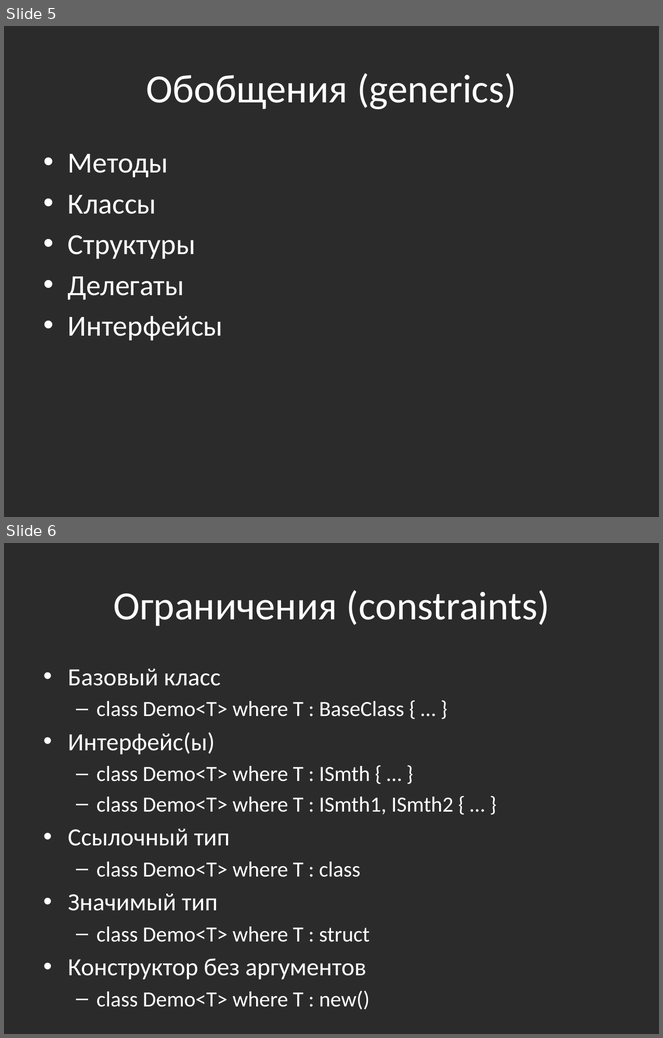
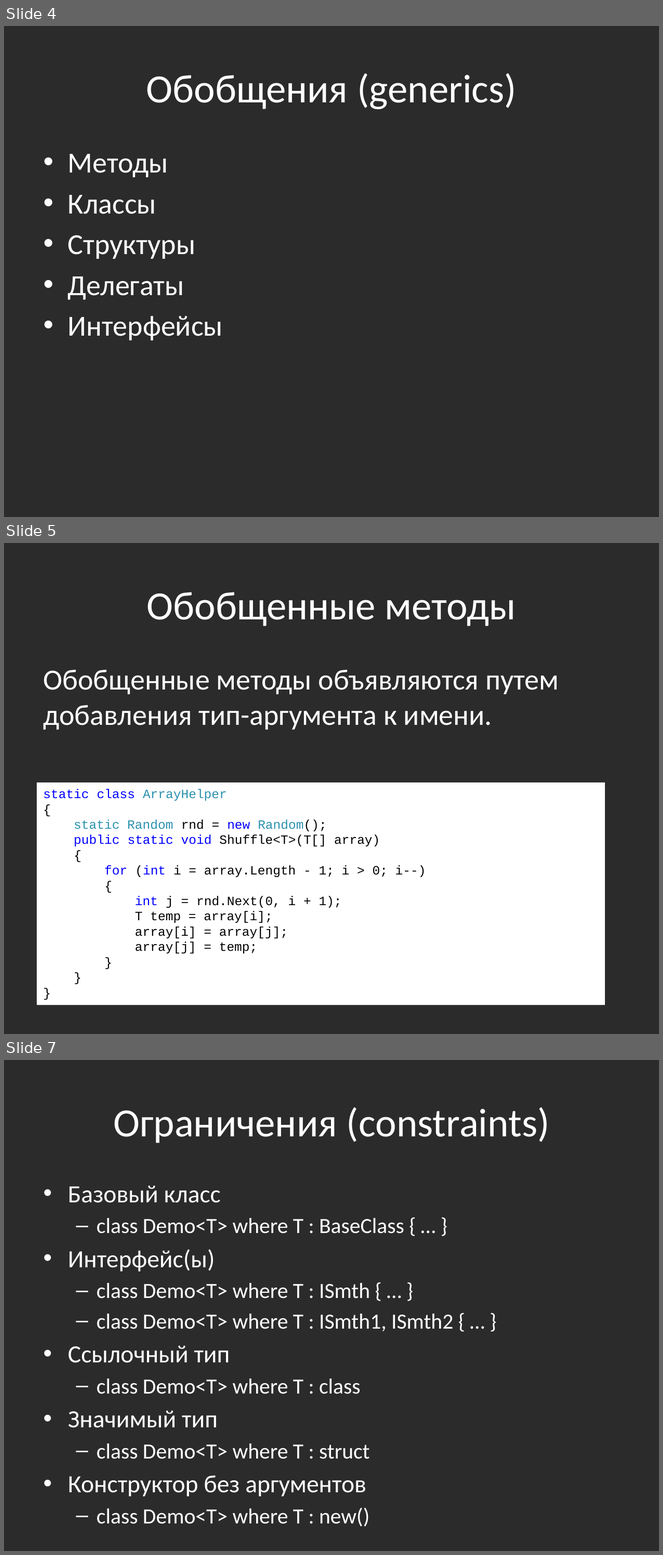
Before and after one commit to bazile/Training, a slide deck: Presentation/lesson-02-generics.pptx. Shown one above the other, each under a label of ours: slides 5 and 6 before the commit, slides 4, 5 and 7 after it; the slides between them are not shown. The pictures are 663x1038 and 663x1555 pixels, drawn with LibreOffice and Linux fonts; fonts in the diff are those of the drawing; background and template pictures are left out; a plain dark background stands for a picture behind light text. Boxes give left, top, right and bottom in pixels: in the first picture for what was removed or moved away, otherwise in the second. Text is boxed around its words. In the diff, an @@ line names an element or a change of style, - is before the commit and + after.

```diff
--- a/Presentation/lesson-02-generics.pptx
+++ b/Presentation/lesson-02-generics.pptx
@@ slide 5 added at [4,543,659,1034], background picture (left out) @@
@@ title added at [147,592,516,626], 44 pt, text #FFFFFF @@
+Обобщенные методы
@@ text added at [44,670,559,730], 32 pt, text #FFFFFF @@
+Обобщенные методы объявляются путем добавления тип-аргумента к имени.
@@ rectangle added at [37,783,605,1006], fill #FFFFFF, 14 pt, text #000000 @@
+static class ArrayHelper
+{
+static Random rnd = new Random();
+public static void Shuffle<T>(T[] array)
+{
+for (int i = array.Length - 1; i > 0; i--)
+{
+int j = rnd.Next(0, i + 1);
+T temp = array[i];
+array[i] = array[j];
+array[j] = temp;
+}
+}
+}
@@ what was slide 5 is now slide 4 @@
@@ what was slide 6 is now slide 7 @@
```
Also in this commit, not shown: 1 slide changed, 3 other slides added, 1 slide removed, 10 other files.
